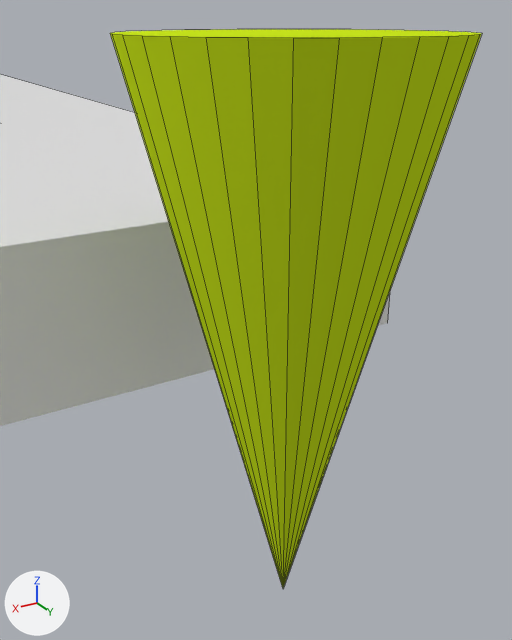
The Blender file MultiMachine/MM_Sample_01.blend: old version first, new version second.
Rendered twice from a camera (50 mm lens) standing at (-1.845, 3.217, 0.313) and looking at (-2.173, 2.671, 0.04). Every picture has the same lights, and +X, +Y and +Z are marked at lower left. Mesh edges are drawn as thin lines.

The first picture shows 'cone_tool', 'target'.
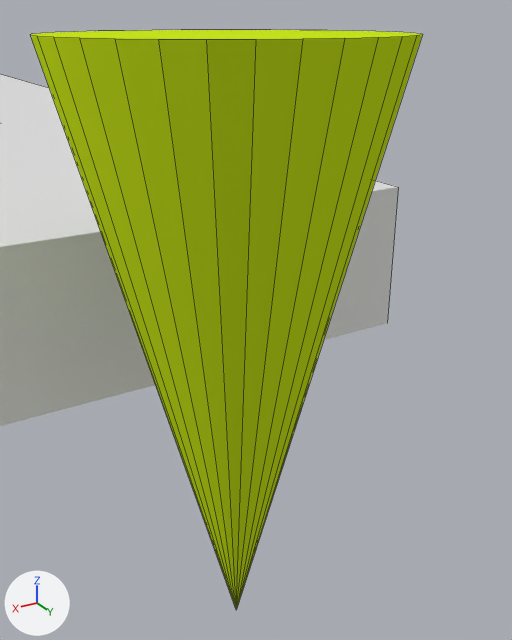
Boxes [x1, y1, x2, y2] around the edits, measured in the pictures (512 x 640 px):
```json
{"object": "cone_tool", "change": "moved", "before": [110, 29, 482, 588], "after": [30, 30, 423, 610]}
```

Scene script edits in JSON lines:
```json
{"op": "set", "path": "ob_cone_tool.location", "old": "(-2.199, 2.688, 0.0)", "new": "(-2.137, 2.688, 0.0)"}
```
